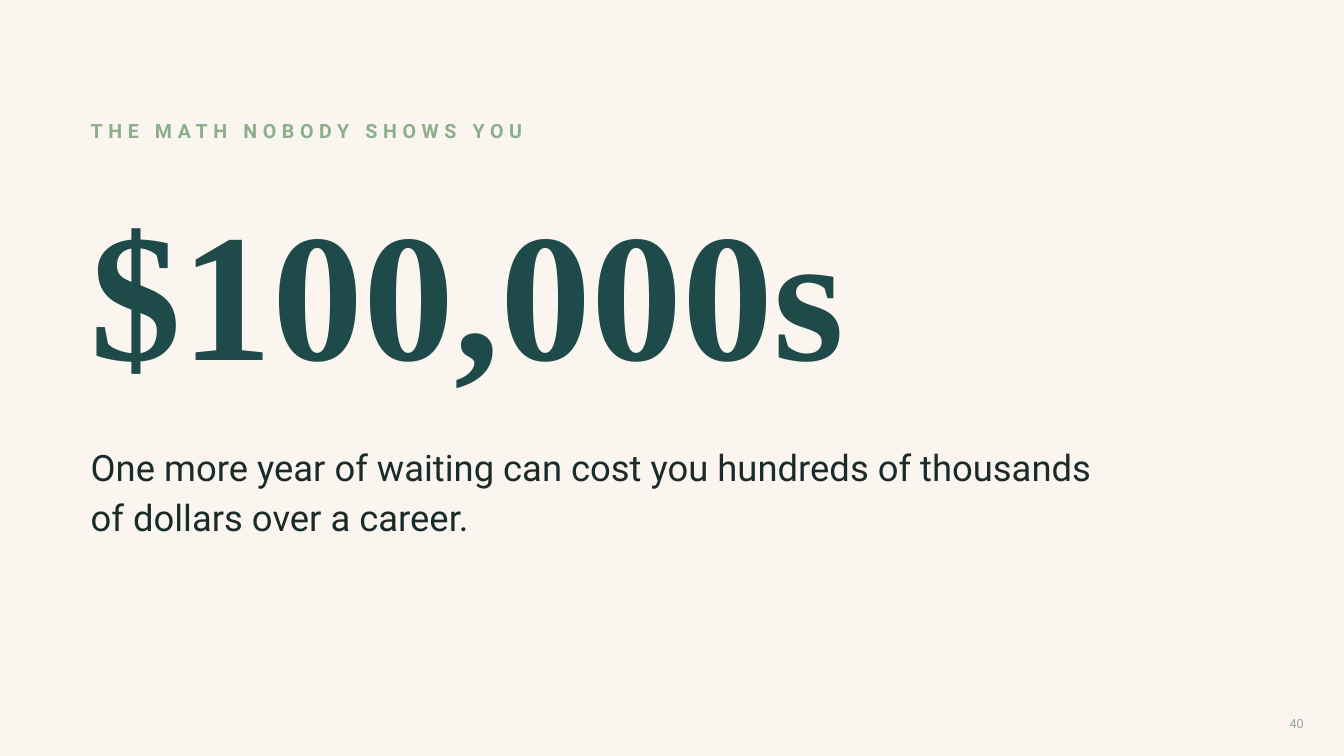
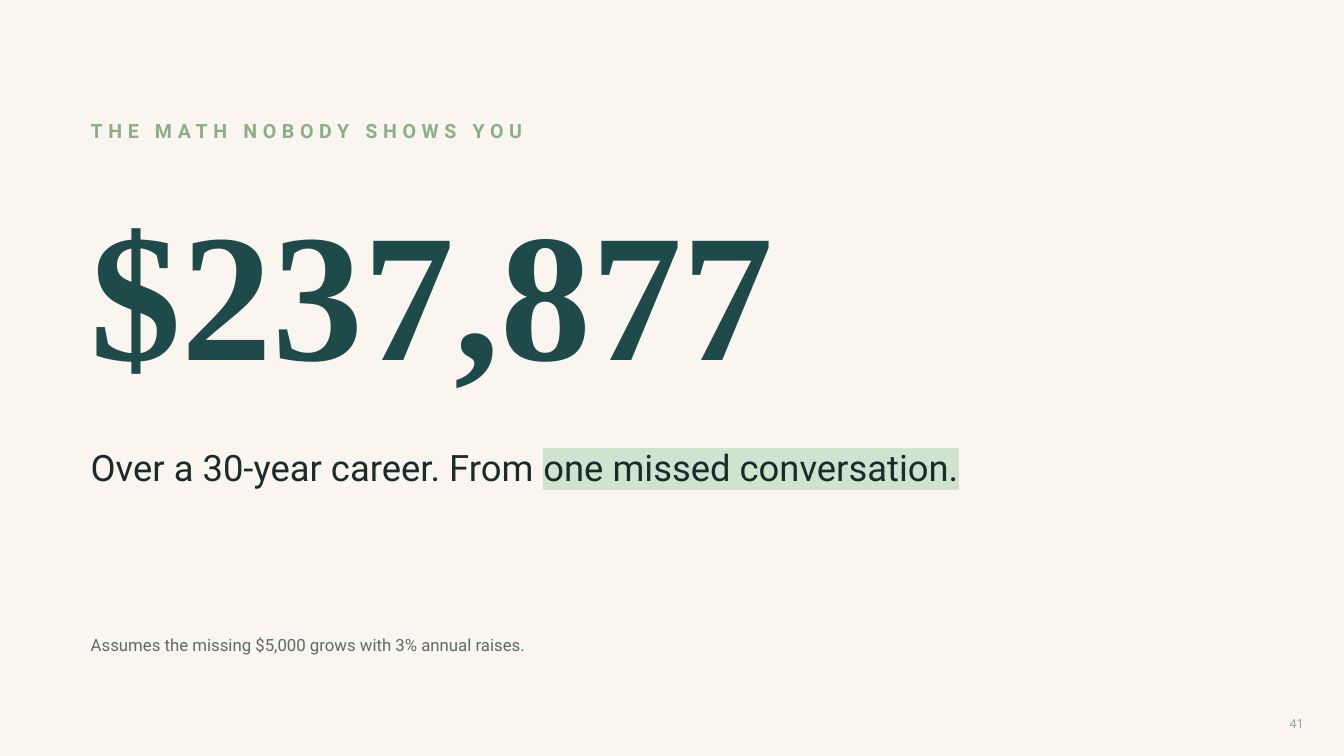
Before and after one commit to danielkelleyy/Beacon-Media, a slide deck: slide 41 of masterclass/tamara-lashchyk/Tamara-Masterclass-v3.pptx (slide 40 before the commit). Drawn at 1344x756 pixels with LibreOffice and Linux fonts; fonts in the diff are those of the drawing. Boxes give left, top, right and bottom in pixels: in the first picture for what was removed or moved away, otherwise in the second. Text is boxed around its words. In the diff, an @@ line names an element or a change of style, - is before the commit and + after.

```diff
--- a/masterclass/tamara-lashchyk/Tamara-Masterclass-v3.pptx
+++ b/masterclass/tamara-lashchyk/Tamara-Masterclass-v3.pptx
@@ text at [91,228,773,388]: text changed @@
-$100,000s
+$237,877
@@ text at [91,447,959,489]: text changed @@
-One more year of waiting can cost you hundreds of thousands of dollars over a career.
+Over a 30-year career. From one missed conversation.
@@ text added at [91,637,525,655], 12 pt, text #5E6B68 @@
+Assumes the missing $5,000 grows with 3% annual raises.
@@ page number at [1290,719,1304,728]: text changed @@
-40
+41
```
Also in this commit, not shown: 7 other slides changed, 12 slides added, 16 slides removed, 5 other files.
